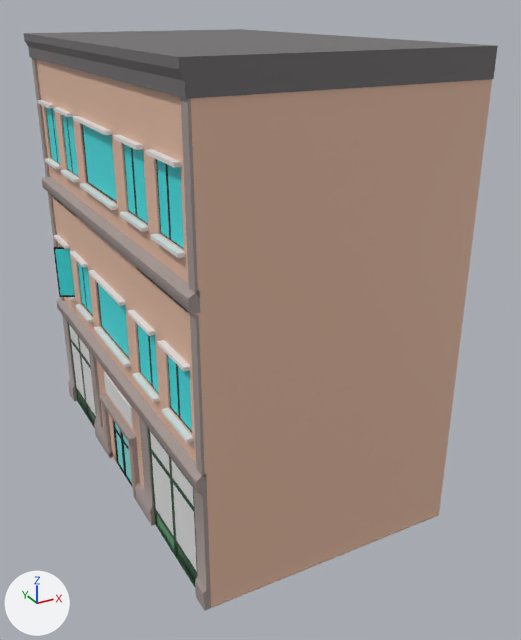
The FBX model Ordeals on the Bus/Assets/Models/Buildings/Residential building.fbx: old version first, new version second.
The view is the same before and after, from a camera (50 mm lens) standing at (-26.4, -53.7, 39.5) and looking at (1.4, -3.2, 14.2). Every picture has the same lights, and +X, +Y and +Z are marked at lower left. Where no turn or scale is listed for an object, it has been applied to the vertices.
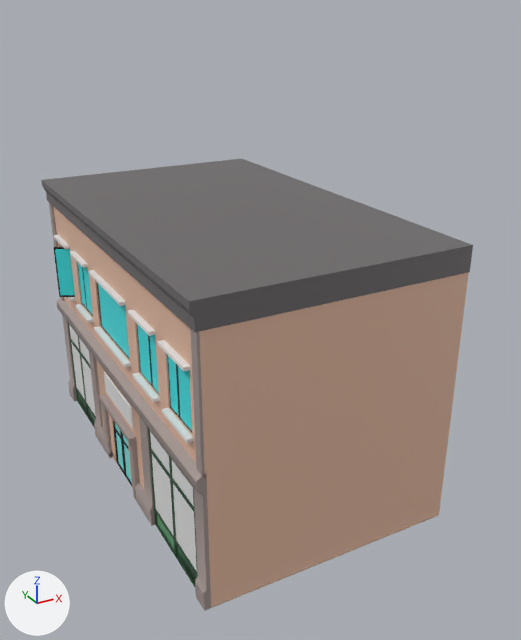
Changed parts and their boxes (x1, y1, x2, y2) in the pictures (521 x 640 px):
'Cube.019', deleted
    before: (32, 58, 492, 317)
    faces in mat_res_1_001 (beige #e7bda5): (36, 59, 492, 313)
    faces in mat_res_2_001 (grey #a59793): (32, 58, 200, 317)
'Cube.025', moved
    before: (23, 29, 498, 99)
    after: (41, 159, 473, 332)
'Cube.010', deleted
    before: (37, 100, 186, 258)
'Cube.022', deleted (cyan)
    before: (156, 159, 184, 249)
    faces in mat_window_22_015 (cyan #3ee4e7): (168, 165, 184, 248)
    faces in mat_window_22_014 (cyan #3ee4e7): (157, 160, 169, 238)
    faces in mat_window_11_014 (black #000000): (156, 159, 170, 240)
'Cube.024', deleted (cyan)
    before: (82, 124, 117, 203)
    faces in mat_window_22_017 (cyan #3ee4e7): (83, 125, 117, 201)
    faces in mat_window_11_017 (black #000000): (82, 124, 117, 203)
'Cube.021', deleted (cyan)
    before: (123, 144, 148, 225)
    faces in mat_window_22_013 (cyan #3ee4e7): (133, 149, 148, 223)
    faces in mat_window_22_012 (cyan #3ee4e7): (124, 144, 136, 215)
'Cube.015', deleted (cyan)
    before: (62, 115, 79, 177)
    faces in mat_window_22_005 (cyan #3ee4e7): (67, 117, 78, 175)
    faces in mat_window_22_004 (cyan #3ee4e7): (62, 115, 72, 171)
'Cube.017', deleted (cyan)
    before: (46, 107, 60, 164)
    faces in mat_window_22_007 (cyan #3ee4e7): (46, 107, 57, 161)

The change, as a diff of the scene's bpy script:
```diff
--- a/Ordeals on the Bus/Assets/Models/Buildings/Residential building.fbx.py
+++ b/Ordeals on the Bus/Assets/Models/Buildings/Residential building.fbx.py
@@ ob_cube_015 @@
-ob_cube_015 = bpy.data.objects.new('Cube.015', me_cube_031)
-ob_cube_015.location = (-10.5, 9.1, 27.0)
@@ ob_cube_022 @@
-ob_cube_022 = bpy.data.objects.new('Cube.022', me_cube_036)
-ob_cube_022.location = (-10.5, -12.9, 27.0)
@@ ob_cube_010 @@
-ob_cube_010 = bpy.data.objects.new('Cube.010', me_cube_024)
-ob_cube_010.location = (-11.7, 13.9, 25.9)
-ob_cube_010.rotation_euler = (0.0, 0.0, -3.142)  # degrees (0, 0, -180)
-ob_cube_010.scale = (-1.0, -1.0, -0.132)
@@ ob_cube_024 @@
-ob_cube_024 = bpy.data.objects.new('Cube.024', me_cube_038)
-ob_cube_024.location = (-10.5, -1.9, 27.0)
@@ ob_cube_021 @@
-ob_cube_021 = bpy.data.objects.new('Cube.021', me_cube_035)
-ob_cube_021.location = (-10.5, -6.8, 27.0)
@@ ob_cube_019 @@
-ob_cube_019 = bpy.data.objects.new('Cube.019', me_cube_023)
-ob_cube_019.location = (0.0, 0.0, 12.8)
-ob_cube_019.rotation_euler = (-3.142, 0.0, 0.0)  # degrees (-180, 0, 0)
-ob_cube_019.scale = (-10.6, -17.7, -0.172)
@@ ob_cube_017 @@
-ob_cube_017 = bpy.data.objects.new('Cube.017', me_cube_032)
-ob_cube_017.location = (-10.5, 13.0, 30.1)
@@ ob_cube_025 @@
 ob_cube_025 = bpy.data.objects.new('Cube.025', me_cube_039)
-ob_cube_025.location = (-3.7, 1.7, 36.8)
+ob_cube_025.location = (-3.7, 1.7, 23.5)
```
